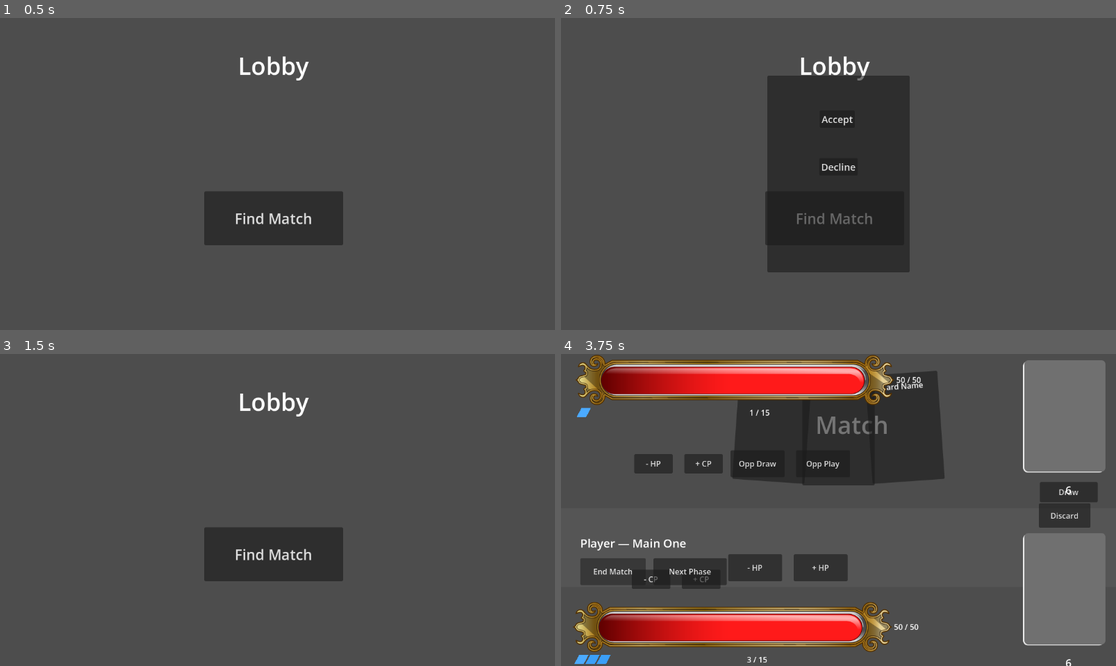
Above: before the commit, frames 1-4 (two rows, left to right).
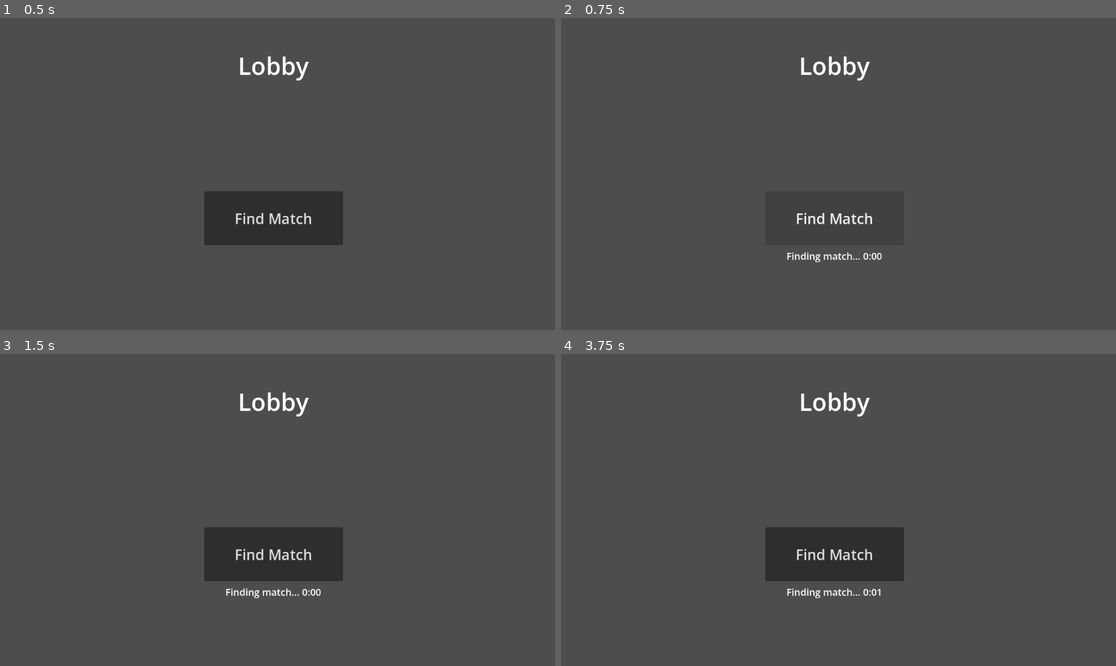
Above: after the commit, the same moments.

Repository: DucPham1512/SummerGame
Game: Godot game, scene res://scenes/lobby/lobby.tscn
Same seed, same stepped clock (60 frames per second), same inputs: the game is played once before the commit and once after it. This scene is started directly instead of the project's main scene.
Inputs (mouse positions are in pixels of both pictures, inside the frame that each line leads up to):
- Up to frame 1 (0.5 s): no input
- Up to frame 2 (0.75 s): click "Find Match" at 0.5 s
- Up to frame 3 (1.5 s): click (277, 503) at 1.25 s, where only the run before the commit has a clickable "Decline"
- Up to frame 4 (3.75 s): click "Find Match" at 2 s; click (838, 453) at 2.75 s, where only the run before the commit has a clickable "Accept"; click (838, 513) at 3.5 s, where only the run before the commit has a clickable "Match Start"

Frame 1 is identical in both runs. In frame 2, 16% of the frame differs, in the area x 37-63%, y 18-82%; in frame 3, 0.2%; in frame 4, 44%, in the area x 2-99%, y 0-100%.

Commit message:
Implement user login and matchmaking features, including elo leaderboard seeding and search timer

Diff:
--- a/autoload/util.gd
+++ b/autoload/util.gd
@@ -1,6 +1,13 @@
 extends Node
 
 var login_session_time: int = 86400   # default/fallback
+
+# Set by the login screen after a successful GD-Sync account login.
+var active_username : String = ""
+
+# Matchmaking: the widest elo gap two players can be matched across.
+const ELO_THRESHOLD : int = 100
+const BASE_ELO : int = 1000
 
 # Game rule – 1v1 mode (defaults mirror resources/game_rule.json)
 var one_v_one_max_hp : int = 50
--- a/scenes/auth/login.gd
+++ b/scenes/auth/login.gd
@@ -28,6 +28,7 @@
 	var response_code : int = response["Code"]
 
 	if response_code == ENUMS.ACCOUNT_LOGIN_RESPONSE_CODE.SUCCESS:
+		Util.active_username = GDSync.player_get_username()
 		login.emit()
 	else:
 		match(response_code):
--- a/scenes/auth/register.gd
+++ b/scenes/auth/register.gd
@@ -13,6 +13,22 @@
 	to_login.emit()
 
 
+# Seeds the new account's elo leaderboard entry with BASE_ELO. Submission only
+# works for the logged-in account and account_create does not log in, so log
+# in with the just-created credentials first. If that fails (e.g. email
+# verification is enabled), seeding is skipped — matchmaking already falls
+# back to BASE_ELO when reading a missing score, so the account still works.
+# NOTE: client-submitted scores are spoofable; accepted for now (P2P trust).
+func _submit_starting_elo() -> void:
+	var login_response : Dictionary = await GDSync.account_login(mail.text, password.text, Util.login_session_time)
+	if int(login_response.get("Code", -1)) != ENUMS.ACCOUNT_LOGIN_RESPONSE_CODE.SUCCESS:
+		push_warning("Register: could not log in to seed the starting elo; skipping.")
+		return
+	var submit_code : int = await GDSync.leaderboard_submit_score("elo", Util.BASE_ELO)
+	if submit_code != ENUMS.LEADERBOARD_SUBMIT_SCORE_RESPONSE_CODE.SUCCESS:
+		push_warning("Register: failed to submit the starting elo (error %d)." % submit_code)
+
+
 func _on_register_button_pressed() -> void:
 	if password.text != repeat_password.text:
 		push_error("Password repetition doesn't match")
@@ -20,6 +36,7 @@
 
 	var response_code: int = await GDSync.account_create(mail.text, username.text, password.text)
 	if response_code == ENUMS.ACCOUNT_CREATION_RESPONSE_CODE.SUCCESS:
+		await _submit_starting_elo()
 		register.emit(mail.text, password.text)
 	else:
 		match response_code:
--- a/scenes/lobby/lobby.gd
+++ b/scenes/lobby/lobby.gd
@@ -1,21 +1,228 @@
 extends Control
 
 @export var CharSelection : PackedScene
-# Called when the node enters the scene tree for the first time.
+
+## Seconds the confirmation dialog waits before an unattended player is
+## treated as having declined.
+@export var confirmation_timeout : float = 15.0
+
+@onready var match_confirmation := $MatchConfirmation
+@onready var search_time_label : Label = $SearchTimeLabel
+
+var _confirm_timer : Timer
+# Elapsed search clock: runs while actively finding (browsing, waiting as a
+# hosted lobby), freezes while a confirmation is on screen, resumes when the
+# search continues (a decline, a kick, a stale join), resets on Find Match.
+var _search_time : float = 0.0
+var _searching : bool = false
+var _elo : int = 0
+var _lobby_queue : Array = []      # fetched once per Find Match, walked in order
+var _queue_index : int = 0
+var _pending_lobby : String = ""   # the lobby offered in the dialog (guest role)
+var _owns_lobby : bool = false
+var _in_lobby : bool = false
+
+
 func _ready() -> void:
-	$MatchConfirmation.hide()
-
-
-# Called every frame. 'delta' is the elapsed time since the previous frame.
-func _process(delta: float) -> void:
-	pass
+	match_confirmation.hide()
+	_confirm_timer = Timer.new()
+	_confirm_timer.one_shot = true
+	_confirm_timer.timeout.connect(_on_confirmation_timeout)
+	add_child(_confirm_timer)
+	GDSync.lobby_created.connect(_on_lobby_created)
+	GDSync.lobby_creation_failed.connect(_on_lobby_creation_failed)
+	GDSync.lobby_joined.connect(_on_lobby_joined)
+	GDSync.lobby_join_failed.connect(_on_lobby_join_failed)
+	GDSync.lobby_tag_changed.connect(_on_lobby_tag_changed)
+	GDSync.client_joined.connect(_on_client_joined)
+	GDSync.client_left.connect(_on_client_left)
+	GDSync.kicked.connect(_on_kicked)
+
+
+func _process(delta : float) -> void:
+	if not _searching:
+		return
+	_search_time += delta
+	var total := int(_search_time)
+	@warning_ignore("integer_division")
+	search_time_label.text = "Finding match... %d:%02d" % [total / 60, total % 60]
 
 
 func _on_find_match_button_down() -> void:
-	$MatchConfirmation.show()
+	_search_time = 0.0
+	_searching = true
+	search_time_label.show()
+	var response : Dictionary = await GDSync.leaderboard_get_score("elo", Util.active_username)
+	# New accounts have no submission yet; the default result scores them 0.
+	_elo = int(response.get("Result", {}).get("Score", Util.BASE_ELO))
+
+	# Browsing is asynchronous: request the list, then wait for the server.
+	GDSync.get_public_lobbies()
+	_lobby_queue = await GDSync.lobbies_received
+	_queue_index = 0
+	_offer_next_lobby()
+
+
+# Walks the cached list from wherever it left off: offers the next compatible
+# waiting lobby, or hosts one once the list runs out. Every path that keeps
+# the search going funnels through here, so the search clock resumes here
+# (and re-freezes immediately if a candidate pops the confirmation).
+func _offer_next_lobby() -> void:
+	_searching = true
+	while _queue_index < _lobby_queue.size():
+		var lobby : Dictionary = _lobby_queue[_queue_index]
+		_queue_index += 1
+		var tags : Dictionary = lobby.get("Tags", {})
+		if tags.get("state", "") == "waiting" \
+				and absi(int(tags.get("elo", 0)) - _elo) <= Util.ELO_THRESHOLD:
+			_pending_lobby = lobby["Name"]
+			_show_confirmation()
+			return
+	_pending_lobby = ""
+	_host_lobby()
+
+
+func _host_lobby() -> void:
+	GDSync.lobby_create(
+		"match_%d_%s" % [Time.get_ticks_msec(), Util.active_username],
+		"",     # no password
+		true,   # public, so browsing clients can find it
+		2,      # 1v1
+		{"elo": _elo, "state": "waiting"},
+	)
+
+
+# --- the confirmation dialog (serves both roles) -------------------------------
+
+# Every dialog appearance arms the AFK timer, and freezes the search clock;
+# every button press disarms the AFK timer.
+func _show_confirmation() -> void:
+	_searching = false
+	match_confirmation.show()
+	_confirm_timer.start(confirmation_timeout)
+
+
+# The search dead-ended (match started, we stopped hosting, creation failed):
+# the clock stops and hides until the next Find Match press resets it.
+func _stop_search() -> void:
+	_searching = false
+	search_time_label.hide()
+
+
+# No response in time: treat it exactly as if that player pressed Decline —
+# host drops the lobby, guest walks on to the next candidate. An unattended
+# guest walks until the list runs out, hosts, and their host timeout then
+# drops that lobby too, so the AFK flow always terminates.
+func _on_confirmation_timeout() -> void:
+	if not match_confirmation.visible:
+		return
+	_on_decline_button_down()
+
+
+func _on_accept_button_down() -> void:
+	_confirm_timer.stop()
+	if _owns_lobby:
+		# Guest gone between their arrival and our click: nothing to confirm.
+		if GDSync.lobby_get_player_count() < 2:
+			match_confirmation.hide()
+			return
+		# Host confirming: the tag flip IS the start signal — the guest reacts
+		# to it; we go directly.
+		GDSync.lobby_set_tag("state", "starting")
+		_start_match()
+		return
+	if _in_lobby or _pending_lobby.is_empty():
+		return   # already accepted; waiting on the host
+	# Guest accepting: join, and keep the dialog up (Decline backs out) until
+	# the host confirms via the state tag — or drops us via a kick.
+	GDSync.lobby_join(_pending_lobby)
+
 
 func _on_decline_button_down() -> void:
-	$MatchConfirmation.hide()
-
-func _on_accept_button_down() -> void:
+	_confirm_timer.stop()
+	match_confirmation.hide()
+	if _owns_lobby:
+		_drop_owned_lobby()   # stop hosting; Find Match starts a fresh search
+		_stop_search()
+		return
+	if _in_lobby:
+		# Backed out while waiting on the host's confirmation.
+		GDSync.lobby_leave()
+		_in_lobby = false
+	_offer_next_lobby()   # keep browsing from where the walk left off
+
+
+# --- lobby lifecycle: host role -------------------------------------------------
+
+func _on_lobby_created(lobby_name : String) -> void:
+	_owns_lobby = true
+	GDSync.lobby_join(lobby_name)   # creation does not put us inside
+
+
+func _on_lobby_creation_failed(lobby_name : String, error : int) -> void:
+	push_error("Lobby: failed to create '%s' (error %d)" % [lobby_name, error])
+	_stop_search()
+
+
+func _on_client_joined(client_id : int) -> void:
+	if client_id == GDSync.get_client_id():
+		return   # our own join echo (this signal includes yourself)
+	if not _owns_lobby:
+		return
+	# A guest arrived: hide the lobby from other browsers, ask us to confirm.
+	GDSync.lobby_set_tag("state", "confirming")
+	_show_confirmation()
+
+
+func _on_client_left(_client_id : int) -> void:
+	if not _owns_lobby:
+		return
+	# The guest backed out before we confirmed: back on the market, so the
+	# search clock resumes.
+	GDSync.lobby_set_tag("state", "waiting")
+	_confirm_timer.stop()
+	match_confirmation.hide()
+	_searching = true
+
+
+func _drop_owned_lobby() -> void:
+	for client_id in GDSync.lobby_get_all_clients():
+		if client_id != GDSync.get_client_id():
+			GDSync.lobby_kick_client(client_id)
+	GDSync.lobby_leave()
+	_owns_lobby = false
+	_in_lobby = false
+
+
+# --- lobby lifecycle: guest role -------------------------------------------------
+
+func _on_lobby_joined(_lobby_name : String) -> void:
+	# Deliberately NO scene change here: the host may still decline. Guests
+	# start when the state tag flips; hosts start themselves in accept.
+	_in_lobby = true
+
+
+func _on_lobby_join_failed(lobby_name : String, error : int) -> void:
+	# A stale queue entry (filled or closed since the fetch): walk on.
+	push_warning("Lobby: failed to join '%s' (error %d)" % [lobby_name, error])
+	_offer_next_lobby()
+
+
+func _on_lobby_tag_changed(key : String, value) -> void:
+	if _owns_lobby:
+		return   # our own tag writes echoing back
+	if key == "state" and value == "starting":
+		_start_match()
+
+
+func _on_kicked() -> void:
+	# The host declined the match: keep browsing from where the walk left off.
+	_in_lobby = false
+	_confirm_timer.stop()
+	match_confirmation.hide()
+	_offer_next_lobby()
+
+
+func _start_match() -> void:
+	_stop_search()
 	get_tree().change_scene_to_packed(CharSelection)
--- a/scenes/lobby/lobby.tscn
+++ b/scenes/lobby/lobby.tscn
@@ -34,6 +34,16 @@
 offset_bottom = 472.0
 theme_override_font_sizes/font_size = 30
 text = "Find Match"
+
+[node name="SearchTimeLabel" type="Label" parent="." unique_id=1364928471]
+visible = false
+layout_mode = 0
+offset_left = 424.0
+offset_top = 480.0
+offset_right = 712.0
+offset_bottom = 516.0
+theme_override_font_sizes/font_size = 20
+horizontal_alignment = 1
 
 [node name="MatchConfirmation" type="Panel" parent="." unique_id=1989487540]
 layout_mode = 1
Not shown: 1 places in scenes/match/match.tscn that only renumber resources
